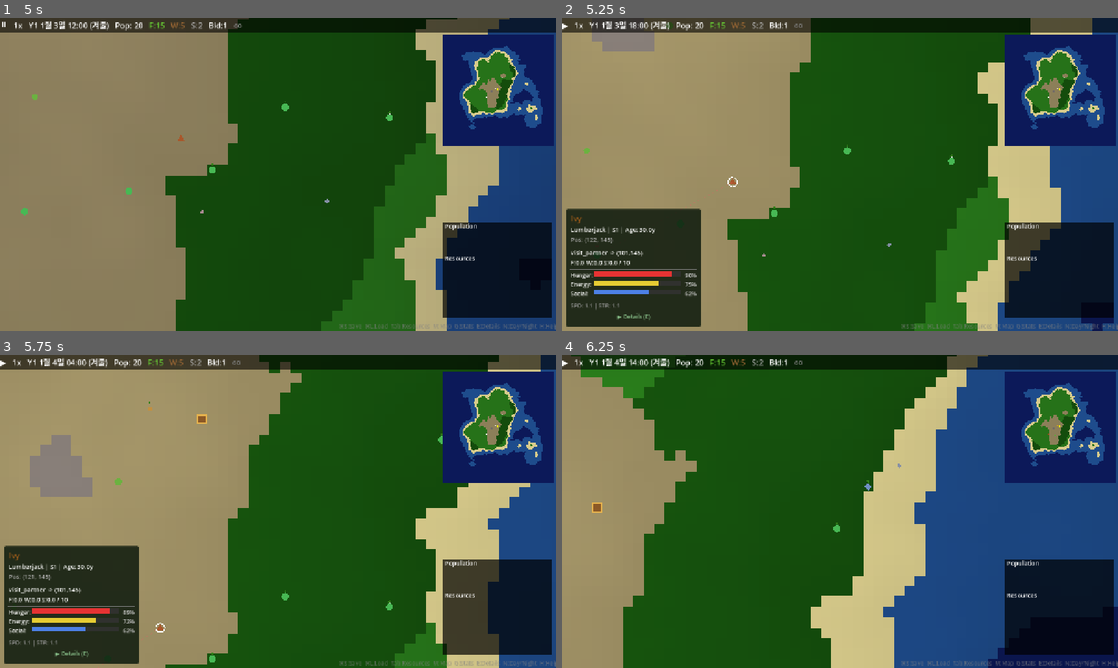
Above: before the commit, frames 1-4 (two rows, left to right).
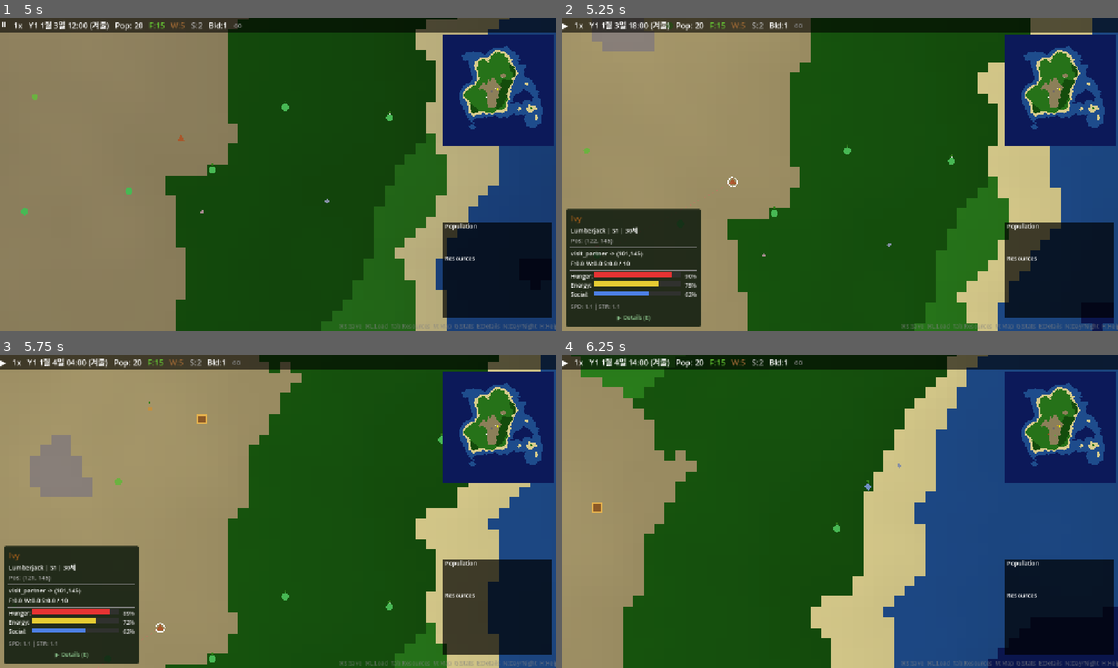
Above: after the commit, the same moments.

Repository: hyunlord/new-world
Game: Godot game, scene res://scenes/main/main.tscn
Same seed, same stepped clock (60 frames per second), same inputs: the game is played once before the commit and once after it.
Inputs (mouse positions are in pixels of both pictures, inside the frame that each line leads up to):
- Up to frame 1 (5 s): tap Enter at 0.5, 3.5 s; drag from (494, 89) to (333, 105) at 0.52 s; drag from (494, 271) to (250, 237) at 1.27 s; tap Space at 2, 3.77 s; move the mouse to (278, 174) at 2.02 s; hold A 2.03-2.75 s; tap Tab at 2.1 s; click (278, 174) at 2.17 s; drag from (305, 174) to (111, 127) at 2.77 s; move the mouse to (194, 96) at 3.52 s; hold S 3.53-4.25 s; tap G at 3.6 s; drag from (400, 158) to (194, 96) at 4.27 s
- Up to frame 2 (5.25 s): tap Space at 5 s; move the mouse to (728, 190) at 5.02 s; hold W from 5.03 s (still down); tap N at 5.1 s; click (728, 190) at 5.17 s
- Up to frame 3 (5.75 s): keep holding W
- Up to frame 4 (6.25 s): release W at 5.75 s; drag from (895, 442) to (728, 527) at 5.77 s

Frame 1 is identical in both runs. In frame 2, 1.1% of the frame differs, in the area x 1-25%, y 66-97%; in frame 3, 1.1%; in frame 4, nothing differs.

Commit message:
feat: population balance overhaul with academic fertility model (T-2005)
Implement Frisch hypothesis nutrition-fertility linkage, postpartum
amenorrhea (2yr cooldown), and monthly fecundability (12%/mo) to
achieve realistic hunter-gatherer demographics (TFR~5.5, IBI~3.5yr).
Remove artificial pregnancy barriers (stockpile, proximity, love threshold).
Localize birth date display to Korean format.

Co-Authored-By: Claude Opus 4.6 <noreply@anthropic.com>

Diff:
--- a/scripts/core/entity_data.gd
+++ b/scripts/core/entity_data.gd
@@ -28,6 +28,7 @@
 var parent_ids: Array = []
 var children_ids: Array = []
 var pregnancy_tick: int = -1
+var last_birth_tick: int = -1  # For postpartum amenorrhea tracking
 
 ## Phase 2: Personality (immutable after creation, 0.0~1.0)
 var personality: Dictionary = {
@@ -139,6 +140,7 @@
 		"parent_ids": parent_ids.duplicate(),
 		"children_ids": children_ids.duplicate(),
 		"pregnancy_tick": pregnancy_tick,
+		"last_birth_tick": last_birth_tick,
 		"personality": personality.duplicate(),
 		"emotions": emotions.duplicate(),
 	}
@@ -187,6 +189,7 @@
 	for i in range(cids.size()):
 		e.children_ids.append(int(cids[i]))
 	e.pregnancy_tick = data.get("pregnancy_tick", -1)
+	e.last_birth_tick = data.get("last_birth_tick", -1)
 	var p_data: Dictionary = data.get("personality", {})
 	e.personality = {
 		"openness": p_data.get("openness", 0.5),
--- a/scripts/systems/family_system.gd
+++ b/scripts/systems/family_system.gd
@@ -12,7 +12,8 @@
 var _mortality_system: RefCounted  # For registering births in demography log
 var _rng: RandomNumberGenerator
 
-## 45 years in ticks (fertility cutoff for females)
+## Fertile age range in ticks (15-45 years)
+var _fertility_start: int = 15 * GameConfig.TICKS_PER_YEAR
 var _fertility_end: int = 45 * GameConfig.TICKS_PER_YEAR
 
 ## Twins probability (~0.9% natural rate)
@@ -23,6 +24,12 @@
 
 ## Obstructed labor chance
 const OBSTRUCTED_LABOR_CHANCE: float = 0.05
+
+## Postpartum amenorrhea: 2 years = 730 days (Konner & Worthman 1980, !Kung San)
+const POSTPARTUM_AMENORRHEA_TICKS: int = 8760  # 730 days × 12 ticks/day
+
+## Monthly fecundability: 12% per month (Wood 1994, natural fertility populations)
+const BASE_MONTHLY_FECUNDABILITY: float = 0.12
 
 ## Per-entity gestation duration (entity_id -> ticks), cleared on birth
 var _gestation_map: Dictionary = {}
@@ -34,7 +41,7 @@
 func _init() -> void:
 	system_name = "family"
 	priority = 52
-	tick_interval = 50
+	tick_interval = 365  # Monthly check (~30 days × 12 ticks/day)
 
 
 func init(entity_manager: RefCounted, relationship_manager: RefCounted, building_manager: RefCounted, settlement_manager: RefCounted, rng: RandomNumberGenerator, mortality_system: RefCounted = null) -> void:
@@ -51,7 +58,7 @@
 	_check_widowhood(alive, tick)
 	_process_births(alive, tick)
 	_check_pregnancies(alive, tick)
-	# Yearly demography log
+	# Yearly demography log with pregnancy block analysis
 	var current_year: int = tick / GameConfig.TICKS_PER_YEAR
 	if current_year > _last_log_year:
 		_last_log_year = current_year
@@ -60,20 +67,37 @@
 		var pregnant: int = 0
 		var fertile_women: int = 0
 		var avg_hunger: float = 0.0
+		# Pregnancy block counters
+		var b_no_partner: int = 0
+		var b_cooldown: int = 0
+		var b_hunger: int = 0
+		var b_age: int = 0
 		for i in range(alive.size()):
 			var e: RefCounted = alive[i]
 			avg_hunger += e.hunger
 			if e.partner_id >= 0 and e.id < e.partner_id:
 				couples += 1
 			if e.gender == "female":
-				if e.pregnancy_tick >= 0:
-					pregnant += 1
-				if e.age_stage == "adult" and e.age < _fertility_end:
+				# Count fertile women (15-45)
+				if e.age >= _fertility_start and e.age < _fertility_end:
 					fertile_women += 1
+					if e.pregnancy_tick >= 0:
+						pregnant += 1
+					elif e.partner_id == -1:
+						b_no_partner += 1
+					elif e.last_birth_tick >= 0 and (tick - e.last_birth_tick) < POSTPARTUM_AMENORRHEA_TICKS:
+						b_cooldown += 1
+					elif e.hunger < 0.2:
+						b_hunger += 1
+				elif e.age_stage == "teen" or (e.age_stage == "adult" and e.age >= _fertility_end):
+					b_age += 1
 		avg_hunger = avg_hunger / float(pop) if pop > 0 else 0.0
 		print("[YEARLY] Y=%d pop=%d births=%d deaths=%d couples=%d pregnant=%d fertile_f=%d avg_hunger=%.2f" % [
 			current_year, pop, _entity_manager.total_births, _entity_manager.total_deaths,
 			couples, pregnant, fertile_women, avg_hunger,
+		])
+		print("  preg_blocks: no_partner=%d cooldown=%d hunger=%d age=%d" % [
+			b_no_partner, b_cooldown, b_hunger, b_age,
 		])
 
 
@@ -131,6 +155,7 @@
 
 func _give_birth(mother: RefCounted, tick: int, gestation_ticks: int) -> void:
 	mother.pregnancy_tick = -1
+	mother.last_birth_tick = tick  # For postpartum amenorrhea tracking
 
 	# Find father
 	var father: RefCounted = null
@@ -313,7 +338,27 @@
 	return result
 
 
+## ─── Nutrition-fertility factor (Frisch 1984) ────────────
+
+func _get_nutrition_fertility_factor(hunger: float) -> float:
+	if hunger < 0.2:
+		return 0.0   # Amenorrhea - no conception possible
+	elif hunger < 0.35:
+		return 0.2   # Severe malnutrition - very low fertility
+	elif hunger < 0.5:
+		return 0.5   # Malnutrition - halved fertility
+	elif hunger < 0.7:
+		return 0.8   # Moderate - slightly reduced
+	else:
+		return 1.0   # Sufficient nutrition - normal fertility
+
+
 ## ─── Check pregnancy conditions ───────────────────────────
+## Academic basis:
+##   - Monthly fecundability ~12% (Wood 1994)
+##   - Postpartum amenorrhea ~2 years (Konner & Worthman 1980)
+##   - Nutrition-fertility link (Frisch 1984)
+##   - Target TFR ~5-6 for hunter-gatherer (Gurven & Kaplan 2007)
 
 func _check_pregnancies(alive: Array, tick: int) -> void:
 	for i in range(alive.size()):
@@ -321,11 +366,8 @@
 		# Only females
 		if entity.gender != "female":
 			continue
-		# Must be adult, not elder
-		if entity.age_stage != "adult":
-			continue
-		# Fertility age limit (18~45)
-		if entity.age >= _fertility_end:
+		# Fertile age: 15-45 years
+		if entity.age < _fertility_start or entity.age >= _fertility_end:
 			continue
 		# Must have partner
 		if entity.partner_id == -1:
@@ -333,30 +375,22 @@
 		# Not already pregnant
 		if entity.pregnancy_tick >= 0:
 			continue
-		# Max 6 children (realistic hunter-gatherer TFR ~5-6)
-		if entity.children_ids.size() >= 6:
+		# Postpartum amenorrhea: 2 years after last birth
+		if entity.last_birth_tick >= 0 and (tick - entity.last_birth_tick) < POSTPARTUM_AMENORRHEA_TICKS:
 			continue
 
 		var partner: RefCounted = _entity_manager.get_entity(entity.partner_id)
 		if partner == null or not partner.is_alive:
 			continue
 
-		# Partner within 3 tiles
-		var dx: int = absi(entity.position.x - partner.position.x)
-		var dy: int = absi(entity.position.y - partner.position.y)
-		if dx > 3 or dy > 3:
-			continue
-
-		# Love >= 0.15 (lowered from 0.3 for faster first births)
-		if entity.emotions.get("love", 0.0) < 0.15:
-			continue
-
-		# Food check: only block in extreme starvation (hunger < 0.2)
-		if entity.hunger < 0.2:
-			continue
-
-		# 8% chance per check (increased from 5% for viable population growth)
-		if _rng.randf() >= 0.08:
+		# Nutrition-based fertility (Frisch hypothesis)
+		var fertility_factor: float = _get_nutrition_fertility_factor(entity.hunger)
+		if fertility_factor <= 0.0:
+			continue
+
+		# Monthly conception probability
+		var monthly_prob: float = BASE_MONTHLY_FECUNDABILITY * fertility_factor
+		if _rng.randf() >= monthly_prob:
 			continue
 
 		# Start pregnancy with Gaussian gestation duration
@@ -365,7 +399,6 @@
 		var mother_age_years: float = GameConfig.get_age_years(entity.age)
 		var gestation_days: int = _generate_gestation_days(mother_nutrition, mother_age_years)
 		var gestation_ticks: int = gestation_days * GameCalendar.TICKS_PER_DAY
-		# Store gestation duration in system map
 		_gestation_map[entity.id] = gestation_ticks
 
 		emit_event("pregnancy_started", {
@@ -375,21 +408,3 @@
 			"gestation_days": gestation_days,
 			"tick": tick,
 		})
-
-
-func _settlement_has_enough_food(settlement_id: int) -> bool:
-	if _building_manager == null:
-		return false
-	var pop: int = 0
-	if _settlement_manager != null and settlement_id > 0:
-		pop = _settlement_manager.get_settlement_population(settlement_id)
-	else:
-		pop = _entity_manager.get_alive_count()
-	var total_food: float = 0.0
-	var stockpiles: Array = _building_manager.get_buildings_by_type("stockpile")
-	for i in range(stockpiles.size()):
-		var sp: RefCounted = stockpiles[i]
-		if sp.is_built:
-			if settlement_id <= 0 or sp.settlement_id == settlement_id:
-				total_food += sp.storage.get("food", 0.0)
-	return total_food >= float(pop) * 0.5
--- a/scripts/ui/entity_detail_panel.gd
+++ b/scripts/ui/entity_detail_panel.gd
@@ -118,13 +118,13 @@
 	var preg_text: String = ""
 	if entity.pregnancy_tick >= 0:
 		preg_text = "  |  Pregnant"
-	# Birth date from birth_tick
+	# Birth date from birth_tick: "23세 (Y3 7월 15일생)"
 	var birth_str: String = ""
 	if entity.birth_tick > 0:
 		var GameCalendar = load("res://scripts/core/game_calendar.gd")
 		var bd: Dictionary = GameCalendar.tick_to_date(entity.birth_tick)
-		birth_str = " (Y%d %d/%d)" % [bd.year, bd.month, bd.day]
-	draw_string(font, Vector2(cx, cy + 14), "Settlement: %s  |  Age: %.1fy%s  |  Pos: (%d, %d)%s" % [sid_text, age_years, birth_str, entity.position.x, entity.position.y, preg_text], HORIZONTAL_ALIGNMENT_LEFT, -1, GameConfig.get_font_size("popup_body"), Color(0.7, 0.7, 0.7))
+		birth_str = " (Y%d %d월 %d일생)" % [bd.year, bd.month, bd.day]
+	draw_string(font, Vector2(cx, cy + 14), "Settlement: %s  |  %d세%s  |  Pos: (%d, %d)%s" % [sid_text, int(age_years), birth_str, entity.position.x, entity.position.y, preg_text], HORIZONTAL_ALIGNMENT_LEFT, -1, GameConfig.get_font_size("popup_body"), Color(0.7, 0.7, 0.7))
 	cy += 22.0
 	_draw_separator(cx, cy, panel_w)
 	cy += 10.0
--- a/scripts/ui/hud.gd
+++ b/scripts/ui/hud.gd
@@ -546,8 +546,8 @@
 	var birth_info: String = ""
 	if entity.birth_tick > 0:
 		var bd: Dictionary = GameCalendar.tick_to_date(entity.birth_tick)
-		birth_info = " (Y%d)" % bd.year
-	_entity_job_label.text = "%s%s | Age: %.1fy%s" % [entity.job.capitalize(), settlement_text, age_years, birth_info]
+		birth_info = " (Y%d %d월생)" % [bd.year, bd.month]
+	_entity_job_label.text = "%s%s | %d세%s" % [entity.job.capitalize(), settlement_text, int(age_years), birth_info]
 
 	# Position
 	_entity_info_label.text = "Pos: (%d, %d)" % [entity.position.x, entity.position.y]
Not shown, changed: docs/CHANGELOG.md
Not shown, changed: docs/GAME_BALANCE.md
Not shown, changed: docs/RESEARCH_REFERENCES.md
